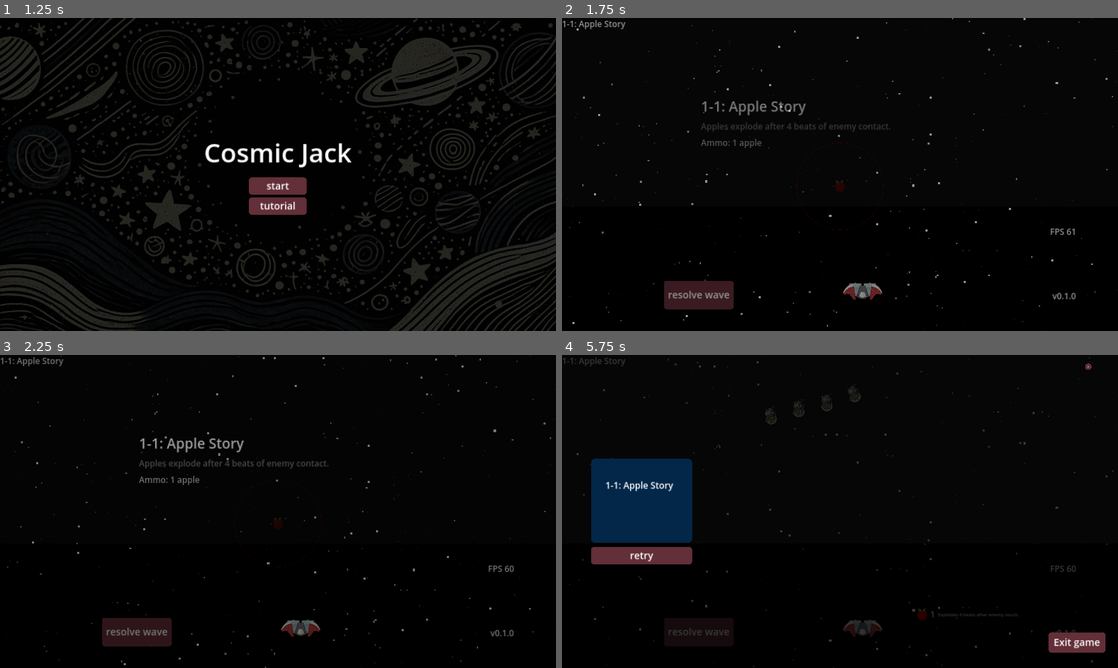
Above: before the commit, frames 1-4 (two rows, left to right).
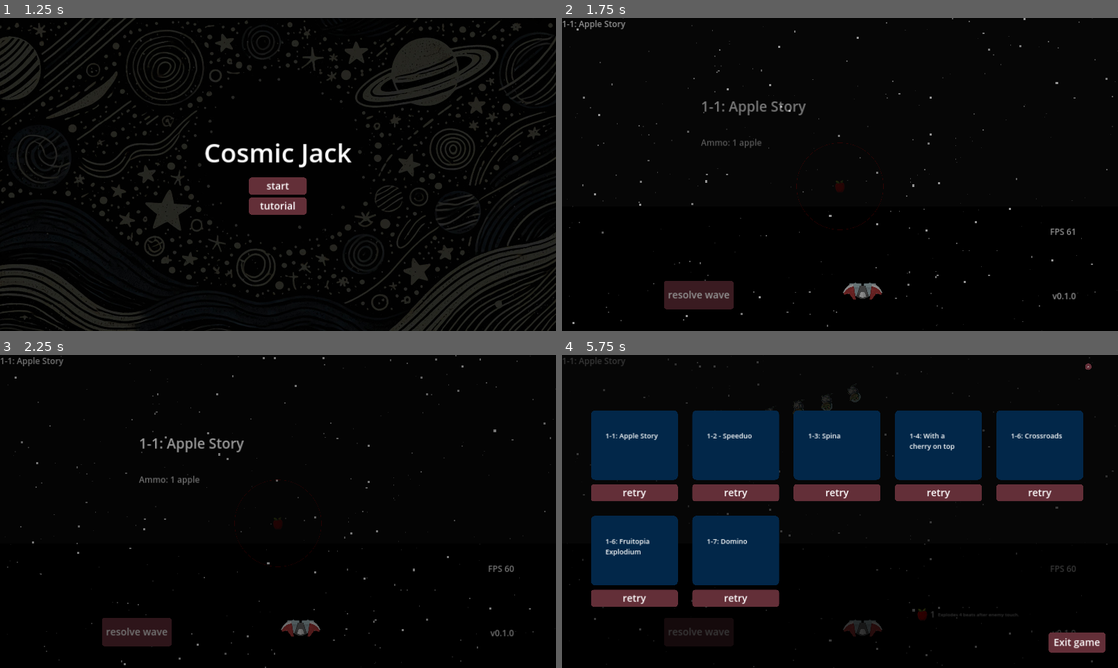
Above: after the commit, the same moments.

Repository: moby-it/cosmic-jack
Game: Godot game, scene res://main.tscn
Two runs of this game, one before a commit and one after it. Both use one fixed random seed, a clock stepped at 60 frames per second and the inputs below.
Inputs (mouse positions are in pixels of both pictures, inside the frame that each line leads up to):
- Up to frame 1 (1.25 s): tap Enter at 0.5 s; move the mouse to (400, 158) at 0.52 s; hold Up (ui_up) from 0.53 s (still down); hold Ctrl from 0.53 s (still down); click (400, 158) at 0.67 s
- Up to frame 2 (1.75 s): release Up (ui_up) at 1.25 s; release Ctrl at 1.25 s; click "start" at 1.25 s
- Up to frame 3 (2.25 s): click "resolve wave" at 2 s
- Up to frame 4 (5.75 s): drag from (840, 524) to (812, 574) at 2.77 s; move the mouse to (895, 442) at 3.52 s; hold Up (ui_up) 3.53-4.25 s; hold Ctrl 3.53-4.25 s; tap O at 3.6 s; click (895, 442) at 3.67 s; drag from (812, 574) to (873, 373) at 4.27 s; move the mouse to (1006, 558) at 5.02 s; hold Down (ui_down) from 5.03 s (still down); hold Ctrl from 5.03 s (still down); tap Shift at 5.1 s; click (1006, 558) at 5.17 s; tap Escape (Menu) at 5.65 s

Frame 1 is identical in both runs. In frame 2, 0.2% of the frame differs, in the area x 25-59%, y 33-37%; in frame 3, 0.3%; in frame 4, 30%, in the area x 5-94%, y 17-81%.

Commit message:
fix: history, text

Diff:
--- a/levels/1/1-1.wave.tres
+++ b/levels/1/1-1.wave.tres
@@ -24,7 +24,7 @@
 script = ExtResource("2_7fv10")
 enabled = true
 title = "1-1: Apple Story"
-subtitle = "Apples explode after 4 beats of enemy contact."
+subtitle = ""
 description = "Ammo: 1 apple"
 convoys = Array[ExtResource("1_ug3o7")]([SubResource("Resource_8v38k")])
 bpm = 120
--- a/levels/1/1-4.wave.tres
+++ b/levels/1/1-4.wave.tres
@@ -23,8 +23,8 @@
 [resource]
 script = ExtResource("4_m4nau")
 enabled = true
-title = "1-5: With a cherry on top"
-subtitle = "Cherries explode immidiately after enemy touch."
+title = "1-4: With a cherry on top"
+subtitle = ""
 description = "Ammo: 4 cherries"
 convoys = Array[ExtResource("1_6mvc1")]([SubResource("Resource_ynjn3")])
 bpm = 120
--- a/levels/1/1.tscn
+++ b/levels/1/1.tscn
@@ -6,12 +6,13 @@
 [ext_resource type="Resource" uid="uid://be7kwxqprngjr" path="res://levels/1/1-2.wave.tres" id="4_eq06m"]
 [ext_resource type="Resource" uid="uid://3aywhtajvgit" path="res://levels/1/1-3.wave.tres" id="5_p22at"]
 [ext_resource type="Resource" uid="uid://b0paimt48qm1d" path="res://levels/1/1-7.wave.tres" id="6_7inwc"]
+[ext_resource type="Resource" uid="uid://gm6rx4ol8qlt" path="res://levels/1/1-4.wave.tres" id="6_cjsrn"]
 [ext_resource type="Resource" uid="uid://c7rsdvfn0u5jx" path="res://levels/1/1-5.wave.tres" id="8_vhvej"]
 [ext_resource type="Resource" uid="uid://dd8vrweiuc8v0" path="res://levels/1/1-6.wave.tres" id="9_6fnao"]
 
 [node name="1" type="Node2D"]
 
 [node name="Level" parent="." instance=ExtResource("1_4wsep")]
-waves = Array[ExtResource("2_c33gm")]([ExtResource("3_cqc8b"), ExtResource("4_eq06m"), ExtResource("5_p22at"), ExtResource("8_vhvej"), ExtResource("8_vhvej"), ExtResource("9_6fnao"), ExtResource("6_7inwc")])
+waves = Array[ExtResource("2_c33gm")]([ExtResource("3_cqc8b"), ExtResource("4_eq06m"), ExtResource("5_p22at"), ExtResource("6_cjsrn"), ExtResource("8_vhvej"), ExtResource("9_6fnao"), ExtResource("6_7inwc")])
 audio_track = "res://levels/1/track1.wav"
 bpm = 120.0
--- a/levels/level.gd
+++ b/levels/level.gd
@@ -64,7 +64,9 @@
 	wave_completed.connect(on_wave_completed)
 	health_depleted.connect(on_health_depleted)
 	active_fruit_name = Fruits.find_first_fruit_with_ammo(curr_wave())
-	WaveHistory.add_wave(curr_wave_idx, health, curr_wave())
+	for w in active_waves:
+		WaveHistory.add_wave(1, health, w)
+	#WaveHistory.add_wave(curr_wave_idx, health, curr_wave())
 	WaveHistory.level_change.connect(_on_level_change)
 	update_wave_label()
 	health_count.text = str(health)
@@ -270,7 +272,7 @@
 		return
 	menu = load("res://menu/in_game_menu.tscn").instantiate()
 	menu.name = "Menu"
-	menu.get_node("ColorRect/VBoxContainer/MarginContainer/Label").text = "Wave Lost!"
+	menu.get_node("ColorRect/MarginContainer/VBoxContainer/Label").text = "Wave Lost!"
 	menu.get_node("ColorRect").get_node("CloseMenu").queue_free()
 	clear_wave()
 	self.add_child(menu)
@@ -282,11 +284,13 @@
 	if menu:
 		menu.closed.emit()
 	clear_wave()
+
 	health = hp
 	health_count.text = str(hp)
 	curr_wave_idx = idx
 	show_announcer()
 
+## clears enemies enemies from screen, and associated structures
 func clear_wave():
 	for c in waves_container.get_children():
 		c.queue_free()
@@ -295,6 +299,12 @@
 	beat_fns.clear()
 	ExplosionBus.enemies_exploded = {}
 
+## removes all fruits from the play area
+func clear_fruits():
+	var fruits = self.get_tree().get_nodes_in_group("fruits")
+	for f in fruits:
+		f.queue_free()
+
 func update_wave_label():
 	wave_no.text = curr_wave().title
 
@@ -310,6 +320,7 @@
 func show_announcer():
 	if is_instance_valid(wave_announcer):
 		return
+	clear_fruits()
 	var wave = curr_wave()
 	wave_announcer = load("res://levels/wave_announcer.tscn").instantiate()
 	wave_announcer.get_node("VBoxContainer/Title").text = wave.title
--- a/menu/in_game_menu.gd
+++ b/menu/in_game_menu.gd
@@ -2,7 +2,7 @@
 
 signal closed
 
-@onready var container = $ColorRect/VBoxContainer/MarginContainer/History
+@onready var container = $ColorRect/MarginContainer/VBoxContainer/History
 
 func _ready() -> void:
 	closed.connect(func(): self.queue_free())
--- a/menu/in_game_menu.tscn
+++ b/menu/in_game_menu.tscn
@@ -23,31 +23,31 @@
 mouse_filter = 2
 color = Color(0, 0, 0, 0.784314)
 
-[node name="VBoxContainer" type="VBoxContainer" parent="ColorRect"]
+[node name="MarginContainer" type="MarginContainer" parent="ColorRect"]
 layout_mode = 1
 anchors_preset = 15
 anchor_right = 1.0
 anchor_bottom = 1.0
 grow_horizontal = 2
 grow_vertical = 2
-theme_override_constants/separation = 100
-alignment = 1
-
-[node name="MarginContainer" type="MarginContainer" parent="ColorRect/VBoxContainer"]
-layout_mode = 2
 theme_override_constants/margin_left = 200
 theme_override_constants/margin_top = 200
 theme_override_constants/margin_right = 200
 theme_override_constants/margin_bottom = 200
 
-[node name="History" type="HFlowContainer" parent="ColorRect/VBoxContainer/MarginContainer"]
+[node name="VBoxContainer" type="VBoxContainer" parent="ColorRect/MarginContainer"]
 layout_mode = 2
-size_flags_vertical = 3
+size_flags_vertical = 0
+theme_override_constants/separation = 100
+alignment = 1
+
+[node name="Label" type="Label" parent="ColorRect/MarginContainer/VBoxContainer"]
+layout_mode = 2
+
+[node name="History" type="HFlowContainer" parent="ColorRect/MarginContainer/VBoxContainer"]
+layout_mode = 2
 theme_override_constants/h_separation = 100
 theme_override_constants/v_separation = 100
-
-[node name="Label" type="Label" parent="ColorRect/VBoxContainer/MarginContainer"]
-layout_mode = 2
 
 [node name="Exit" type="Button" parent="ColorRect"]
 layout_mode = 1
--- a/menu/wave_entry.gd
+++ b/menu/wave_entry.gd
@@ -8,9 +8,9 @@
 
 func _ready() -> void:
 	var title = create_label(wave.title)
-	title.add_theme_font_size_override("font_size", 62)
+	title.add_theme_font_size_override("font_size", 48)
 	var subtitle = create_label(wave.subtitle)
-	subtitle.add_theme_font_size_override("font_size", 48)
+	subtitle.add_theme_font_size_override("font_size", 32)
 	container.add_child(title)
 	#container.add_child(subtitle)
 	#container.add_child(create_label("hp: %s" % hp))
--- a/menu/wave_entry.tscn
+++ b/menu/wave_entry.tscn
@@ -31,7 +31,7 @@
 theme_override_constants/margin_bottom = 140
 
 [node name="WaveProps" type="VBoxContainer" parent="Panel/MarginContainer"]
-custom_minimum_size = Vector2(500, 300)
+custom_minimum_size = Vector2(400, 200)
 layout_mode = 2
 
 [node name="Retry" type="Button" parent="."]
--- a/singletons/fruits.gd
+++ b/singletons/fruits.gd
@@ -72,6 +72,8 @@
 
 func add_fruit_ammo(fruit: String):
 	ammo[fruit] += 1
+	if not ammo_labels[fruit]:
+		ammo_labels[fruit]
 	ammo_labels[fruit].text = str(ammo[fruit])
 
 func create_fruit(active_fruit_name: String) -> Node2D:
@@ -83,3 +85,6 @@
 func find_fruits_under_cursor() -> Array[Node]:
 	var placed_fruits = get_tree().get_nodes_in_group("fruits").filter(func (f): return f.hovered)
 	return placed_fruits
+
+func add_fruit_label(fruit: String):
+	pass
--- a/singletons/wave_history.gd
+++ b/singletons/wave_history.gd
@@ -8,7 +8,7 @@
 	level_change.connect(pop_wave)
 
 func add_wave(index: int, hp: int, wave: Wave):
-	print("Adding wave: index: %s, hp: %s, wave %s" % [index,hp, wave])
+	print("Adding wave: index: %s, hp: %s, wave %s" % [index, hp, wave])
 	history.push_back({ "index": index, "hp": hp, "wave": wave})
 
 func pop_wave(idx: int, hp: int):
Not shown: 1 places in levels/1/1.tscn that only renumber resources
